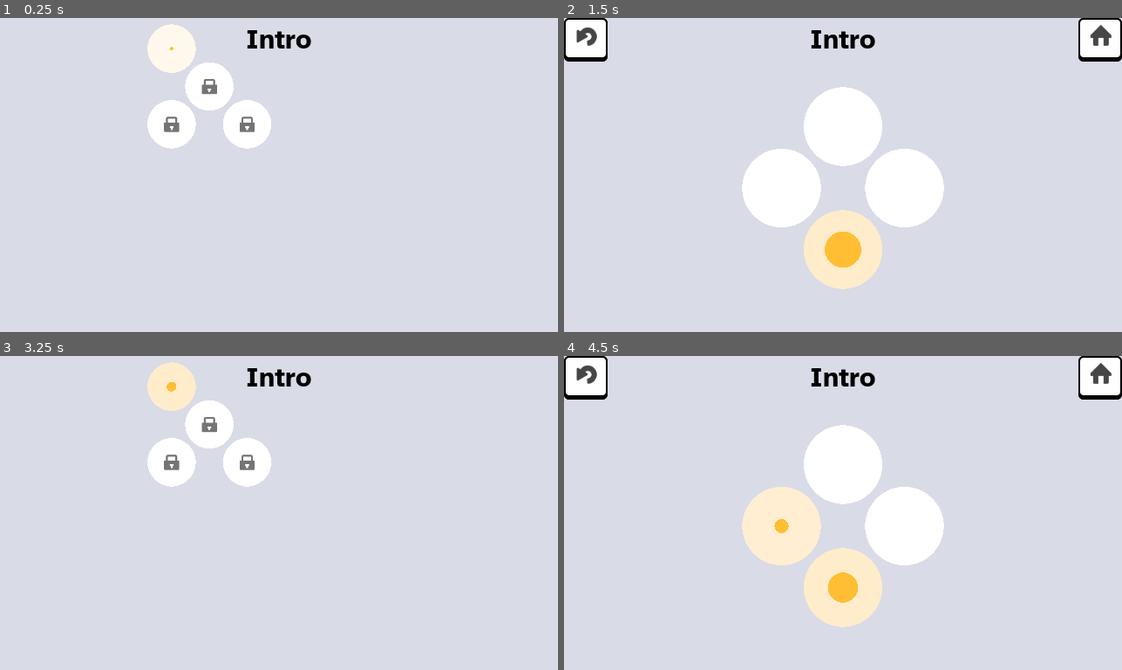
Above: before the commit, frames 1-4 (two rows, left to right).
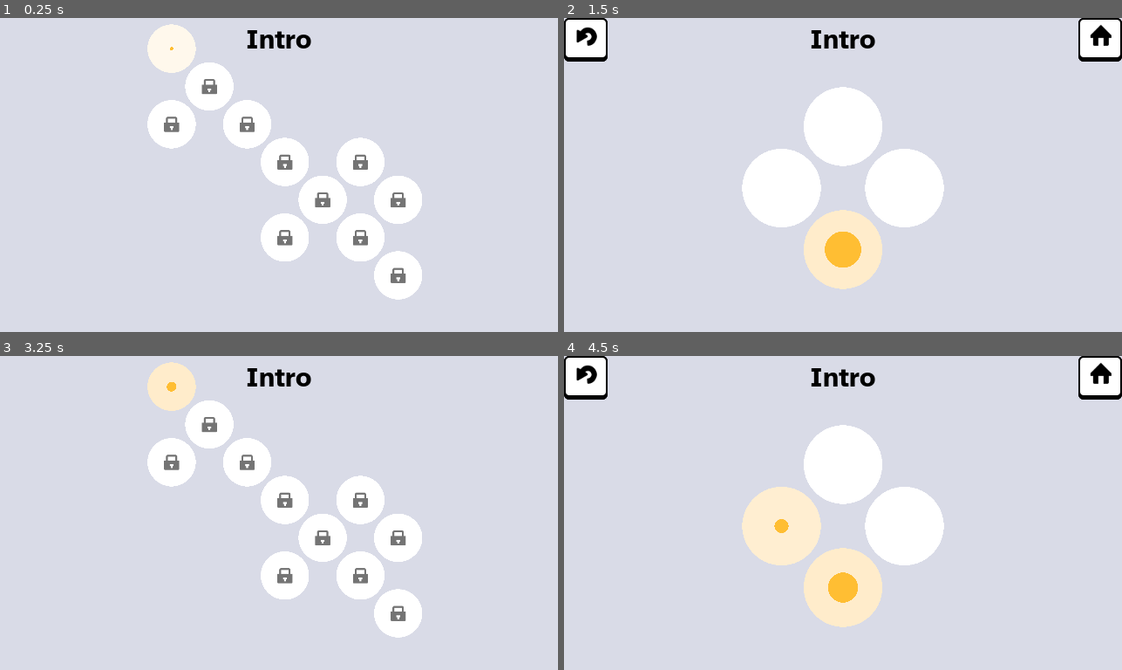
Above: after the commit, the same moments.

Repository: daviddegelder/Holey
Game: Godot game, scene res://main.tscn
Two runs of this game, one before a commit and one after it. Both use one fixed random seed, a clock stepped at 60 frames per second and the inputs below.
Inputs (mouse positions are in pixels of both pictures, inside the frame that each line leads up to):
- Up to frame 1 (0.25 s): no input
- Up to frame 2 (1.5 s): tap Enter (Select) at 0.5, 0.6 s; move the mouse to (965, 159) at 0.52 s; hold Keypad 6 (East) 0.53-1.25 s; click (965, 159) at 0.67 s; drag from (731, 190) to (815, 237) at 1.27 s
- Up to frame 3 (3.25 s): tap Space at 2 s; move the mouse to (334, 443) at 2.02 s; hold Keypad 6 (East) 2.03-2.75 s; tap Enter (Select) at 2.1 s; click (535, 377) at 2.75 s
- Up to frame 4 (4.5 s): tap Enter (Select) at 3.5, 4.35 s; drag from (815, 575) to (675, 465) at 3.52 s; move the mouse to (1010, 560) at 4.27 s; hold Keypad 7 (NorthWest) from 4.28 s (still down)

The runs differ from the first frame. In frame 1, 7.2% of the frame differs, in the area x 46-76%, y 38-90%; in frame 2, 0.3%; in frame 3, 7.2%; in frame 4, 0.3%.

Commit message:
fix level select

Diff:
--- a/UI/holey_theme.tres
+++ b/UI/holey_theme.tres
@@ -38,7 +38,8 @@
 [resource]
 Button/colors/font_color = Color(0, 0, 0, 1)
 Button/colors/font_focus_color = Color(0, 0, 0, 1)
-Button/colors/icon_normal_color = Color(0.273873, 0.273873, 0.273873, 1)
+Button/colors/icon_focus_color = Color(0, 0, 0, 1)
+Button/colors/icon_normal_color = Color(0, 0, 0, 1)
 Button/fonts/font = ExtResource("1_8j54v")
 Button/styles/hover = SubResource("StyleBoxFlat_8j54v")
 Button/styles/normal = ExtResource("2_ouiar")
--- a/UI/level_select.tscn
+++ b/UI/level_select.tscn
@@ -6,8 +6,15 @@
 [ext_resource type="PackedScene" uid="uid://brdnb6jobe0hs" path="res://Puzzles/easy/4HoleDiamond.tscn" id="3_r21oy"]
 [ext_resource type="PackedScene" uid="uid://b67khx535j4tj" path="res://Puzzles/medium/5HoleSnake.tscn" id="4_nxlbo"]
 [ext_resource type="PackedScene" uid="uid://crd7bq5tlvqtd" path="res://Puzzles/easy/5HoleSquare.tscn" id="4_pi8co"]
+[ext_resource type="PackedScene" uid="uid://b70jqp0cn02wi" path="res://Puzzles/medium/9HoleDiamond.tscn" id="9_eh4xk"]
+[ext_resource type="PackedScene" uid="uid://chm3wywt56q6y" path="res://Puzzles/hard/7HoleHexagon.tscn" id="10_nif6o"]
 [ext_resource type="LabelSettings" uid="uid://bqdu4bsd3e4kx" path="res://UI/level_label.tres" id="10_qldn0"]
+[ext_resource type="PackedScene" uid="uid://dmjs4mvcdgplf" path="res://Puzzles/medium/8Heart.tscn" id="11_85jdw"]
 [ext_resource type="PackedScene" uid="uid://b2000qa3m3q6h" path="res://Puzzles/easy/T-pose.tscn" id="12_cod72"]
+[ext_resource type="PackedScene" uid="uid://0mnm0l2sntld" path="res://Puzzles/hard/25-04.tscn" id="12_qk6sb"]
+[ext_resource type="PackedScene" uid="uid://dr11chapibe30" path="res://Puzzles/medium/Triangle.tscn" id="13_4vepe"]
+[ext_resource type="PackedScene" uid="uid://0g5cy505qe57" path="res://Puzzles/hard/stethoscope.tscn" id="14_4veh4"]
+[ext_resource type="PackedScene" uid="uid://0dcbxwbhfpsc" path="res://Puzzles/hard/circle.tscn" id="15_2vnsw"]
 [ext_resource type="AudioStream" uid="uid://pacvi7saitfr" path="res://Audio/move.wav" id="15_rsvb7"]
 
 [sub_resource type="RectangleShape2D" id="RectangleShape2D_nif6o"]
@@ -40,8 +47,9 @@
 [node name="LevelSelect" type="CollisionShape2D" parent="CenterContainer/RectangleScale2D" node_paths=PackedStringArray("holes")]
 process_priority = 1
 shape = SubResource("RectangleShape2D_nif6o")
+disabled = true
 script = ExtResource("1_qgm14")
-holes = [NodePath("Intro"), NodePath("X"), NodePath("T-Pose"), NodePath("Snake")]
+holes = [NodePath("Intro"), NodePath("X"), NodePath("T-Pose"), NodePath("Snake"), NodePath("Diamond"), NodePath("Hexagon"), NodePath("Heart"), NodePath("Good Luck"), NodePath("Triangle"), NodePath("Stethoscope"), NodePath("Donut")]
 
 [node name="CanvasLayer" type="CanvasLayer" parent="CenterContainer/RectangleScale2D/LevelSelect"]
 unique_name_in_owner = true
@@ -114,13 +122,118 @@
 1: null,
 2: null,
 3: null,
-4: null,
+4: NodePath("../Diamond"),
 5: null,
 6: null,
 7: NodePath("../T-Pose"),
 8: NodePath("../X")
 }
 
+[node name="Diamond" parent="CenterContainer/RectangleScale2D/LevelSelect" node_paths=PackedStringArray("neighbours") instance=ExtResource("2_qgm14")]
+position = Vector2(5, -11)
+scene = ExtResource("9_eh4xk")
+neighbours = {
+0: null,
+1: null,
+2: null,
+3: NodePath("../Triangle"),
+4: NodePath("../Heart"),
+5: NodePath("../Donut"),
+6: null,
+7: null,
+8: NodePath("../Snake")
+}
+
+[node name="Hexagon" parent="CenterContainer/RectangleScale2D/LevelSelect" node_paths=PackedStringArray("neighbours") instance=ExtResource("2_qgm14")]
+position = Vector2(101, 21)
+scene = ExtResource("10_nif6o")
+neighbours = {
+0: null,
+1: null,
+2: null,
+3: null,
+4: null,
+5: NodePath("../Good Luck"),
+6: NodePath("../Stethoscope"),
+7: NodePath("../Heart"),
+8: NodePath("../Triangle")
+}
+
+[node name="Heart" parent="CenterContainer/RectangleScale2D/LevelSelect" node_paths=PackedStringArray("neighbours") instance=ExtResource("2_qgm14")]
+position = Vector2(37, 21)
+scene = ExtResource("11_85jdw")
+neighbours = {
+0: null,
+1: null,
+2: NodePath("../Triangle"),
+3: NodePath("../Hexagon"),
+4: NodePath("../Stethoscope"),
+5: null,
+6: NodePath("../Donut"),
+7: null,
+8: NodePath("../Diamond")
+}
+
+[node name="Good Luck" parent="CenterContainer/RectangleScale2D/LevelSelect" node_paths=PackedStringArray("neighbours") instance=ExtResource("2_qgm14")]
+position = Vector2(101, 85)
+scene = ExtResource("12_qk6sb")
+neighbours = {
+0: null,
+1: NodePath("../Hexagon"),
+2: null,
+3: null,
+4: null,
+5: null,
+6: null,
+7: null,
+8: NodePath("../Stethoscope")
+}
+
+[node name="Triangle" parent="CenterContainer/RectangleScale2D/LevelSelect" node_paths=PackedStringArray("neighbours") instance=ExtResource("2_qgm14")]
+position = Vector2(69, -11)
+scene = ExtResource("13_4vepe")
+neighbours = {
+0: null,
+1: null,
+2: null,
+3: null,
+4: NodePath("../Hexagon"),
+5: NodePath("../Stethoscope"),
+6: NodePath("../Heart"),
+7: NodePath("../Diamond"),
+8: null
+}
+
+[node name="Stethoscope" parent="CenterContainer/RectangleScale2D/LevelSelect" node_paths=PackedStringArray("neighbours") instance=ExtResource("2_qgm14")]
+position = Vector2(69, 53)
+scene = ExtResource("14_4veh4")
+neighbours = {
+0: null,
+1: NodePath("../Triangle"),
+2: NodePath("../Hexagon"),
+3: null,
+4: NodePath("../Good Luck"),
+5: null,
+6: null,
+7: NodePath("../Donut"),
+8: NodePath("../Heart")
+}
+
+[node name="Donut" parent="CenterContainer/RectangleScale2D/LevelSelect" node_paths=PackedStringArray("neighbours") instance=ExtResource("2_qgm14")]
+position = Vector2(5, 53)
+scene = ExtResource("15_2vnsw")
+neighbours = {
+0: null,
+1: NodePath("../Diamond"),
+2: NodePath("../Heart"),
+3: NodePath("../Stethoscope"),
+4: null,
+5: null,
+6: null,
+7: null,
+8: null
+}
+
 [node name="AudioStreamPlayer" type="AudioStreamPlayer" parent="CenterContainer/RectangleScale2D/LevelSelect"]
 stream = ExtResource("15_rsvb7")
 
--- a/UI/level_select_backup.tscn
+++ /dev/null
@@ -1,238 +0,0 @@
-[gd_scene load_steps=18 format=3 uid="uid://c6wvhnj6spp0o"]
-
-[ext_resource type="Script" uid="uid://khxwi3tw7vr7" path="res://UI/RectangleScale2D.gd" id="1_shs3t"]
-[ext_resource type="Script" uid="uid://bfigo67a7avoe" path="res://UI/level_select.gd" id="2_kk4dj"]
-[ext_resource type="LabelSettings" uid="uid://bqdu4bsd3e4kx" path="res://UI/level_label.tres" id="3_foxek"]
-[ext_resource type="PackedScene" uid="uid://bkeyjb10v8bch" path="res://UI/level_selector.tscn" id="4_dwjnj"]
-[ext_resource type="PackedScene" uid="uid://brdnb6jobe0hs" path="res://Puzzles/easy/4HoleDiamond.tscn" id="5_ujibh"]
-[ext_resource type="PackedScene" uid="uid://crd7bq5tlvqtd" path="res://Puzzles/easy/5HoleSquare.tscn" id="6_pdv74"]
-[ext_resource type="PackedScene" uid="uid://b2000qa3m3q6h" path="res://Puzzles/easy/T-pose.tscn" id="7_nwqkr"]
-[ext_resource type="PackedScene" uid="uid://b67khx535j4tj" path="res://Puzzles/medium/5HoleSnake.tscn" id="8_swg1p"]
-[ext_resource type="PackedScene" uid="uid://b70jqp0cn02wi" path="res://Puzzles/medium/9HoleDiamond.tscn" id="9_a2pn3"]
-[ext_resource type="PackedScene" uid="uid://chm3wywt56q6y" path="res://Puzzles/hard/7HoleHexagon.tscn" id="11_k6iaj"]
-[ext_resource type="PackedScene" uid="uid://dmjs4mvcdgplf" path="res://Puzzles/medium/8Heart.tscn" id="12_ys1l3"]
-[ext_resource type="PackedScene" uid="uid://0mnm0l2sntld" path="res://Puzzles/hard/25-04.tscn" id="13_if120"]
-[ext_resource type="PackedScene" uid="uid://dr11chapibe30" path="res://Puzzles/medium/Triangle.tscn" id="14_ue4nb"]
-[ext_resource type="PackedScene" uid="uid://0g5cy505qe57" path="res://Puzzles/hard/stethoscope.tscn" id="15_kk25p"]
-[ext_resource type="PackedScene" uid="uid://0dcbxwbhfpsc" path="res://Puzzles/hard/circle.tscn" id="16_ny7vk"]
-[ext_resource type="AudioStream" uid="uid://pacvi7saitfr" path="res://Audio/move.wav" id="17_hu2c3"]
-
-[sub_resource type="RectangleShape2D" id="RectangleShape2D_nif6o"]
-size = Vector2(266, 266)
-
-[node name="Control" type="Control"]
-layout_mode = 3
-anchors_preset = 15
-anchor_right = 1.0
-anchor_bottom = 1.0
-grow_horizontal = 2
-grow_vertical = 2
-
-[node name="CenterContainer" type="CenterContainer" parent="."]
-layout_mode = 1
-anchors_preset = 15
-anchor_right = 1.0
-anchor_bottom = 1.0
-grow_horizontal = 2
-grow_vertical = 2
-
-[node name="RectangleScale2D" type="Area2D" parent="CenterContainer" node_paths=PackedStringArray("container", "target")]
-position = Vector2(320, 180)
-scale = Vector2(1.35338, 1.35338)
-script = ExtResource("1_shs3t")
-container = NodePath("..")
-target = NodePath("LevelSelect")
-metadata/_custom_type_script = "uid://khxwi3tw7vr7"
-
-[node name="LevelSelect" type="CollisionShape2D" parent="CenterContainer/RectangleScale2D" node_paths=PackedStringArray("holes")]
-process_priority = 1
-shape = SubResource("RectangleShape2D_nif6o")
-script = ExtResource("2_kk4dj")
-holes = [NodePath("Intro"), NodePath("X"), NodePath("T-Pose"), NodePath("Snake")]
-
-[node name="CanvasLayer" type="CanvasLayer" parent="CenterContainer/RectangleScale2D/LevelSelect"]
-unique_name_in_owner = true
-
-[node name="RichTextLabel" type="Label" parent="CenterContainer/RectangleScale2D/LevelSelect/CanvasLayer"]
-unique_name_in_owner = true
-custom_minimum_size = Vector2(200, 50)
-anchors_preset = 10
-anchor_right = 1.0
-offset_bottom = 50.0
-grow_horizontal = 2
-text = "Level Title"
-label_settings = ExtResource("3_foxek")
-horizontal_alignment = 1
-vertical_alignment = 1
-
-[node name="Intro" parent="CenterContainer/RectangleScale2D/LevelSelect" node_paths=PackedStringArray("neighbours") instance=ExtResource("4_dwjnj")]
-position = Vector2(-91, -107)
-scene = ExtResource("5_ujibh")
-locked = false
-title = "Intro"
-neighbours = {
-0: null,
-1: null,
-2: null,
-3: null,
-4: NodePath("../X"),
-5: NodePath("../T-Pose"),
-6: null,
-7: null,
-8: null
-}
-
-[node name="X" parent="CenterContainer/RectangleScale2D/LevelSelect" node_paths=PackedStringArray("neighbours") instance=ExtResource("4_dwjnj")]
-position = Vector2(-59, -75)
-scene = ExtResource("6_pdv74")
-neighbours = {
-0: null,
-1: null,
-2: null,
-3: null,
-4: NodePath("../Snake"),
-5: null,
-6: NodePath("../T-Pose"),
-7: null,
-8: NodePath("../Intro")
-}
-
-[node name="T-Pose" parent="CenterContainer/RectangleScale2D/LevelSelect" node_paths=PackedStringArray("neighbours") instance=ExtResource("4_dwjnj")]
-position = Vector2(-91, -43)
-scene = ExtResource("7_nwqkr")
-neighbours = {
-0: null,
-1: NodePath("../Intro"),
-2: NodePath("../X"),
-3: NodePath("../Snake"),
-4: null,
-5: null,
-6: null,
-7: null,
-8: null
-}
-
-[node name="Snake" parent="CenterContainer/RectangleScale2D/LevelSelect" node_paths=PackedStringArray("neighbours") instance=ExtResource("4_dwjnj")]
-position = Vector2(-27, -43)
-scene = ExtResource("8_swg1p")
-neighbours = {
-0: null,
-1: null,
-2: null,
-3: null,
-4: null,
-5: null,
-6: null,
-7: NodePath("../T-Pose"),
-8: NodePath("../X")
-}
-
-[node name="Diamond" parent="CenterContainer/RectangleScale2D/LevelSelect" node_paths=PackedStringArray("neighbours") instance=ExtResource("4_dwjnj")]
-position = Vector2(5, -11)
-scene = ExtResource("9_a2pn3")
-neighbours = {
-0: null,
-1: null,
-2: null,
-3: NodePath("../Triangle"),
-4: NodePath("../Heart"),
-5: NodePath("../Donut"),
-6: null,
-7: null,
-8: NodePath("../Snake")
-}
-
-[node name="Hexagon" parent="CenterContainer/RectangleScale2D/LevelSelect" node_paths=PackedStringArray("neighbours") instance=ExtResource("4_dwjnj")]
-position = Vector2(101, 21)
-scene = ExtResource("11_k6iaj")
-neighbours = {
-0: null,
-1: null,
-2: null,
-3: null,
-4: null,
-5: NodePath("../Good Luck"),
-6: NodePath("../Stethoscope"),
-7: NodePath("../Heart"),
-8: NodePath("../Triangle")
-}
-
-[node name="Heart" parent="CenterContainer/RectangleScale2D/LevelSelect" node_paths=PackedStringArray("neighbours") instance=ExtResource("4_dwjnj")]
-position = Vector2(37, 21)
-scene = ExtResource("12_ys1l3")
-neighbours = {
-0: null,
-1: null,
-2: NodePath("../Triangle"),
-3: NodePath("../Hexagon"),
-4: NodePath("../Stethoscope"),
-5: null,
-6: NodePath("../Donut"),
-7: null,
-8: NodePath("../Diamond")
-}
-
-[node name="Good Luck" parent="CenterContainer/RectangleScale2D/LevelSelect" node_paths=PackedStringArray("neighbours") instance=ExtResource("4_dwjnj")]
-position = Vector2(101, 85)
-scene = ExtResource("13_if120")
-neighbours = {
-0: null,
-1: NodePath("../Hexagon"),
-2: null,
-3: null,
-4: null,
-5: null,
-6: null,
-7: null,
-8: NodePath("../Stethoscope")
-}
-
-[node name="Triangle" parent="CenterContainer/RectangleScale2D/LevelSelect" node_paths=PackedStringArray("neighbours") instance=ExtResource("4_dwjnj")]
-position = Vector2(69, -11)
-scene = ExtResource("14_ue4nb")
-neighbours = {
-0: null,
-1: null,
-2: null,
-3: null,
-4: NodePath("../Hexagon"),
-5: NodePath("../Stethoscope"),
-6: NodePath("../Heart"),
-7: NodePath("../Diamond"),
-8: null
-}
-
-[node name="Stethoscope" parent="CenterContainer/RectangleScale2D/LevelSelect" node_paths=PackedStringArray("neighbours") instance=ExtResource("4_dwjnj")]
-position = Vector2(69, 53)
-scene = ExtResource("15_kk25p")
-neighbours = {
-0: null,
-1: NodePath("../Triangle"),
-2: NodePath("../Hexagon"),
-3: null,
-4: NodePath("../Good Luck"),
-5: null,
-6: null,
-7: NodePath("../Donut"),
-8: NodePath("../Heart")
-}
-
-[node name="Donut" parent="CenterContainer/RectangleScale2D/LevelSelect" node_paths=PackedStringArray("neighbours") instance=ExtResource("4_dwjnj")]
-position = Vector2(5, 53)
-scene = ExtResource("16_ny7vk")
-neighbours = {
-0: null,
-1: NodePath("../Diamond"),
-2: NodePath("../Heart"),
-3: NodePath("../Stethoscope"),
-4: null,
-5: null,
-6: null,
-7: null,
-8: null
-}
-
-[node name="AudioStreamPlayer" type="AudioStreamPlayer" parent="CenterContainer/RectangleScale2D/LevelSelect"]
-stream = ExtResource("17_hu2c3")
-
-[connection signal="visibility_changed" from="CenterContainer/RectangleScale2D/LevelSelect" to="CenterContainer/RectangleScale2D/LevelSelect" method="_on_visibility_changed"]
--- a/UI/level_select_test.tscn
+++ /dev/null
@@ -1,244 +0,0 @@
-[gd_scene load_steps=19 format=3 uid="uid://0sfapvha3drt"]
-
-[ext_resource type="Script" uid="uid://khxwi3tw7vr7" path="res://UI/RectangleScale2D.gd" id="1_3ll8c"]
-[ext_resource type="Script" uid="uid://bfigo67a7avoe" path="res://UI/level_select.gd" id="2_i4fii"]
-[ext_resource type="LabelSettings" uid="uid://bqdu4bsd3e4kx" path="res://UI/level_label.tres" id="3_wow5y"]
-[ext_resource type="PackedScene" uid="uid://bkeyjb10v8bch" path="res://UI/level_selector.tscn" id="4_d4q4l"]
-[ext_resource type="PackedScene" uid="uid://brdnb6jobe0hs" path="res://Puzzles/easy/4HoleDiamond.tscn" id="5_vaknf"]
-[ext_resource type="PackedScene" uid="uid://crd7bq5tlvqtd" path="res://Puzzles/easy/5HoleSquare.tscn" id="6_4kfil"]
-[ext_resource type="PackedScene" uid="uid://c3j8tak0ogyf5" path="res://UI/fill_screen_animation.tscn" id="7_70a4j"]
-[ext_resource type="PackedScene" uid="uid://b2000qa3m3q6h" path="res://Puzzles/easy/T-pose.tscn" id="8_lgh4t"]
-[ext_resource type="PackedScene" uid="uid://b67khx535j4tj" path="res://Puzzles/medium/5HoleSnake.tscn" id="9_xeear"]
-[ext_resource type="AudioStream" uid="uid://pacvi7saitfr" path="res://Audio/move.wav" id="10_m7sr5"]
-[ext_resource type="PackedScene" uid="uid://b70jqp0cn02wi" path="res://Puzzles/medium/9HoleDiamond.tscn" id="11_lgh4t"]
-[ext_resource type="PackedScene" uid="uid://chm3wywt56q6y" path="res://Puzzles/hard/7HoleHexagon.tscn" id="12_xeear"]
-[ext_resource type="PackedScene" uid="uid://dmjs4mvcdgplf" path="res://Puzzles/medium/8Heart.tscn" id="13_m7sr5"]
-[ext_resource type="PackedScene" uid="uid://0mnm0l2sntld" path="res://Puzzles/hard/25-04.tscn" id="14_dp2mf"]
-[ext_resource type="PackedScene" uid="uid://dr11chapibe30" path="res://Puzzles/medium/Triangle.tscn" id="15_agskl"]
-[ext_resource type="PackedScene" uid="uid://0g5cy505qe57" path="res://Puzzles/hard/stethoscope.tscn" id="16_n64bq"]
-[ext_resource type="PackedScene" uid="uid://0dcbxwbhfpsc" path="res://Puzzles/hard/circle.tscn" id="17_orv6a"]
-
-[sub_resource type="RectangleShape2D" id="RectangleShape2D_nif6o"]
-size = Vector2(266, 266)
-
-[node name="Control" type="Control"]
-layout_mode = 3
-anchors_preset = 15
-anchor_right = 1.0
-anchor_bottom = 1.0
-grow_horizontal = 2
-grow_vertical = 2
-
-[node name="CenterContainer" type="CenterContainer" parent="."]
-layout_mode = 1
-anchors_preset = 15
-anchor_right = 1.0
-anchor_bottom = 1.0
-grow_horizontal = 2
-grow_vertical = 2
-
-[node name="RectangleScale2D" type="Area2D" parent="CenterContainer" node_paths=PackedStringArray("container", "target")]
-position = Vector2(320, 180)
-scale = Vector2(1.35338, 1.35338)
-script = ExtResource("1_3ll8c")
-container = NodePath("..")
-target = NodePath("LevelSelect")
-metadata/_custom_type_script = "uid://khxwi3tw7vr7"
-
-[node name="LevelSelect" type="CollisionShape2D" parent="CenterContainer/RectangleScale2D" node_paths=PackedStringArray("holes")]
-process_priority = 1
-shape = SubResource("RectangleShape2D_nif6o")
-script = ExtResource("2_i4fii")
-holes = [NodePath("Intro"), NodePath("X"), NodePath("T-Pose"), NodePath("Snake"), NodePath("Diamond"), NodePath("Hexagon"), NodePath("Heart"), NodePath("Good Luck"), NodePath("Triangle"), NodePath("Stethoscope"), NodePath("Donut")]
-
-[node name="CanvasLayer" type="CanvasLayer" parent="CenterContainer/RectangleScale2D/LevelSelect"]
-unique_name_in_owner = true
-
-[node name="RichTextLabel" type="Label" parent="CenterContainer/RectangleScale2D/LevelSelect/CanvasLayer"]
-unique_name_in_owner = true
-custom_minimum_size = Vector2(200, 50)
-anchors_preset = 10
-anchor_right = 1.0
-offset_bottom = 50.0
-grow_horizontal = 2
-text = "Level Title"
-label_settings = ExtResource("3_wow5y")
-horizontal_alignment = 1
-vertical_alignment = 1
-
-[node name="Intro" parent="CenterContainer/RectangleScale2D/LevelSelect" node_paths=PackedStringArray("neighbours") instance=ExtResource("4_d4q4l")]
-position = Vector2(-91, -107)
-scene = ExtResource("5_vaknf")
-locked = false
-title = "Intro"
-neighbours = {
-0: null,
-1: null,
-2: null,
-3: null,
-4: NodePath("../X"),
-5: NodePath("../T-Pose"),
-6: null,
-7: null,
-8: null
-}
-fill_level = 1
-
-[node name="X" parent="CenterContainer/RectangleScale2D/LevelSelect" node_paths=PackedStringArray("neighbours") instance=ExtResource("4_d4q4l")]
-position = Vector2(-59, -75)
-scene = ExtResource("6_4kfil")
-neighbours = {
-0: null,
-1: null,
-2: null,
-3: null,
-4: NodePath("../Snake"),
-5: null,
-6: NodePath("../T-Pose"),
-7: null,
-8: NodePath("../Intro")
-}
-
-[node name="T-Pose" parent="CenterContainer/RectangleScale2D/LevelSelect" node_paths=PackedStringArray("neighbours") instance=ExtResource("4_d4q4l")]
-position = Vector2(-91, -43)
-scene = ExtResource("8_lgh4t")
-neighbours = {
-0: null,
-1: NodePath("../Intro"),
-2: NodePath("../X"),
-3: NodePath("../Snake"),
-4: null,
-5: null,
-6: null,
-7: null,
-8: null
-}
-
-[node name="Snake" parent="CenterContainer/RectangleScale2D/LevelSelect" node_paths=PackedStringArray("neighbours") instance=ExtResource("4_d4q4l")]
-position = Vector2(-27, -43)
-scene = ExtResource("9_xeear")
-neighbours = {
-0: null,
-1: null,
-2: null,
-3: null,
-4: NodePath("../Diamond"),
-5: null,
-6: null,
-7: NodePath("../T-Pose"),
-8: NodePath("../X")
-}
-
-[node name="AudioStreamPlayer" type="AudioStreamPlayer" parent="CenterContainer/RectangleScale2D/LevelSelect"]
-stream = ExtResource("10_m7sr5")
-
-[node name="Diamond" parent="CenterContainer/RectangleScale2D/LevelSelect" node_paths=PackedStringArray("neighbours") instance=ExtResource("4_d4q4l")]
-position = Vector2(5, -11)
-scene = ExtResource("11_lgh4t")
-neighbours = {
-0: null,
-1: null,
-2: null,
-3: NodePath("../Triangle"),
-4: NodePath("../Heart"),
-5: NodePath("../Donut"),
-6: null,
-7: null,
-8: NodePath("../Snake")
-}
-
-[node name="FillScreenAnimation" parent="CenterContainer/RectangleScale2D/LevelSelect/Diamond" instance=ExtResource("7_70a4j")]
-unique_name_in_owner = true
-position = Vector2(-64, -64)
-
-[node name="Hexagon" parent="CenterContainer/RectangleScale2D/LevelSelect" node_paths=PackedStringArray("neighbours") instance=ExtResource("4_d4q4l")]
-position = Vector2(101, 21)
-scene = ExtResource("12_xeear")
-neighbours = {
-0: null,
-1: null,
-2: null,
-3: null,
-4: null,
-5: NodePath("../Good Luck"),
-6: NodePath("../Stethoscope"),
-7: NodePath("../Heart"),
-8: NodePath("../Triangle")
-}
-
-[node name="Heart" parent="CenterContainer/RectangleScale2D/LevelSelect" node_paths=PackedStringArray("neighbours") instance=ExtResource("4_d4q4l")]
-position = Vector2(37, 21)
-scene = ExtResource("13_m7sr5")
-neighbours = {
-0: null,
-1: null,
-2: NodePath("../Triangle"),
-3: NodePath("../Hexagon"),
-4: NodePath("../Stethoscope"),
-5: null,
-6: NodePath("../Donut"),
-7: null,
-8: NodePath("../Diamond")
-}
-
-[node name="Good Luck" parent="CenterContainer/RectangleScale2D/LevelSelect" node_paths=PackedStringArray("neighbours") instance=ExtResource("4_d4q4l")]
-position = Vector2(101, 85)
-scene = ExtResource("14_dp2mf")
-neighbours = {
-0: null,
-1: NodePath("../Hexagon"),
-2: null,
-3: null,
-4: null,
-5: null,
-6: null,
-7: null,
-8: NodePath("../Stethoscope")
-}
-
-[node name="Triangle" parent="CenterContainer/RectangleScale2D/LevelSelect" node_paths=PackedStringArray("neighbours") instance=ExtResource("4_d4q4l")]
-position = Vector2(69, -11)
-scene = ExtResource("15_agskl")
-neighbours = {
-0: null,
-1: null,
-2: null,
-3: null,
-4: NodePath("../Hexagon"),
-5: NodePath("../Stethoscope"),
-6: NodePath("../Heart"),
-7: NodePath("../Diamond"),
-8: null
-}
-
-[node name="Stethoscope" parent="CenterContainer/RectangleScale2D/LevelSelect" node_paths=PackedStringArray("neighbours") instance=ExtResource("4_d4q4l")]
-position = Vector2(69, 53)
-scene = ExtResource("16_n64bq")
-neighbours = {
-0: null,
-1: NodePath("../Triangle"),
-2: NodePath("../Hexagon"),
-3: null,
-4: NodePath("../Good Luck"),
-5: null,
-6: null,
-7: NodePath("../Donut"),
-8: NodePath("../Heart")
-}
-
-[node name="Donut" parent="CenterContainer/RectangleScale2D/LevelSelect" node_paths=PackedStringArray("neighbours") instance=ExtResource("4_d4q4l")]
-position = Vector2(5, 53)
-scene = ExtResource("17_orv6a")
-neighbours = {
-0: null,
-1: NodePath("../Diamond"),
-2: NodePath("../Heart"),
-3: NodePath("../Stethoscope"),
-4: null,
-5: null,
-6: null,
-7: null,
-8: null
-}
-
-[connection signal="visibility_changed" from="CenterContainer/RectangleScale2D/LevelSelect" to="CenterContainer/RectangleScale2D/LevelSelect" method="_on_visibility_changed"]
--- a/main.tscn
+++ b/main.tscn
@@ -75,6 +75,9 @@
 
 [node name="LevelSelect2" parent="LevelSelect" instance=ExtResource("2_h2yge")]
 
+[node name="RectangleScale2D" parent="LevelSelect/LevelSelect2/CenterContainer" index="0"]
+scale = Vector2(1.35338, 1.35338)
+
 [node name="Intro" parent="LevelSelect/LevelSelect2/CenterContainer/RectangleScale2D/LevelSelect" index="1" node_paths=PackedStringArray("neighbours")]
 neighbours = {
 0: null,
@@ -120,11 +123,102 @@
 1: null,
 2: null,
 3: null,
-4: null,
+4: NodePath("../Diamond"),
 5: null,
 6: null,
 7: NodePath("../T-Pose"),
 8: NodePath("../X")
+}
+
+[node name="Diamond" parent="LevelSelect/LevelSelect2/CenterContainer/RectangleScale2D/LevelSelect" index="5" node_paths=PackedStringArray("neighbours")]
+neighbours = {
+0: null,
+1: null,
+2: null,
+3: NodePath("../Triangle"),
+4: NodePath("../Heart"),
+5: NodePath("../Donut"),
+6: null,
+7: null,
+8: NodePath("../Snake")
+}
+
+[node name="Hexagon" parent="LevelSelect/LevelSelect2/CenterContainer/RectangleScale2D/LevelSelect" index="6" node_paths=PackedStringArray("neighbours")]
+neighbours = {
+0: null,
+1: null,
+2: null,
+3: null,
+4: null,
+5: NodePath("../Good Luck"),
+6: NodePath("../Stethoscope"),
+7: NodePath("../Heart"),
+8: NodePath("../Triangle")
+}
+
+[node name="Heart" parent="LevelSelect/LevelSelect2/CenterContainer/RectangleScale2D/LevelSelect" index="7" node_paths=PackedStringArray("neighbours")]
+neighbours = {
+0: null,
+1: null,
+2: NodePath("../Triangle"),
+3: NodePath("../Hexagon"),
+4: NodePath("../Stethoscope"),
+5: null,
+6: NodePath("../Donut"),
+7: null,
+8: NodePath("../Diamond")
+}
+
+[node name="Good Luck" parent="LevelSelect/LevelSelect2/CenterContainer/RectangleScale2D/LevelSelect" index="8" node_paths=PackedStringArray("neighbours")]
+neighbours = {
+0: null,
+1: NodePath("../Hexagon"),
+2: null,
+3: null,
+4: null,
+5: null,
+6: null,
+7: null,
+8: NodePath("../Stethoscope")
+}
+
+[node name="Triangle" parent="LevelSelect/LevelSelect2/CenterContainer/RectangleScale2D/LevelSelect" index="9" node_paths=PackedStringArray("neighbours")]
+neighbours = {
+0: null,
+1: null,
+2: null,
+3: null,
+4: NodePath("../Hexagon"),
+5: NodePath("../Stethoscope"),
+6: NodePath("../Heart"),
+7: NodePath("../Diamond"),
+8: null
+}
+
+[node name="Stethoscope" parent="LevelSelect/LevelSelect2/CenterContainer/RectangleScale2D/LevelSelect" index="10" node_paths=PackedStringArray("neighbours")]
+neighbours = {
+0: null,
+1: NodePath("../Triangle"),
+2: NodePath("../Hexagon"),
+3: null,
+4: NodePath("../Good Luck"),
+5: null,
+6: null,
+7: NodePath("../Donut"),
+8: NodePath("../Heart")
+}
+
+[node name="Donut" parent="LevelSelect/LevelSelect2/CenterContainer/RectangleScale2D/LevelSelect" index="11" node_paths=PackedStringArray("neighbours")]
+neighbours = {
+0: null,
+1: NodePath("../Diamond"),
+2: NodePath("../Heart"),
+3: NodePath("../Stethoscope"),
+4: null,
+5: null,
+6: null,
+7: null,
+8: null
 }
 
 [node name="Transition" type="CanvasLayer" parent="."]
Not shown: 1 places in UI/level_select.tscn that only renumber resources
